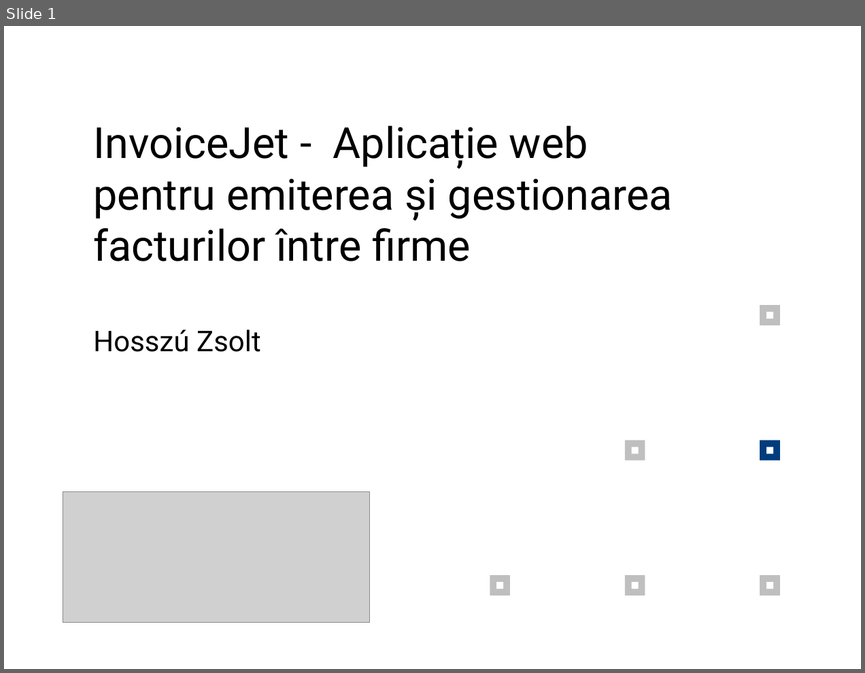
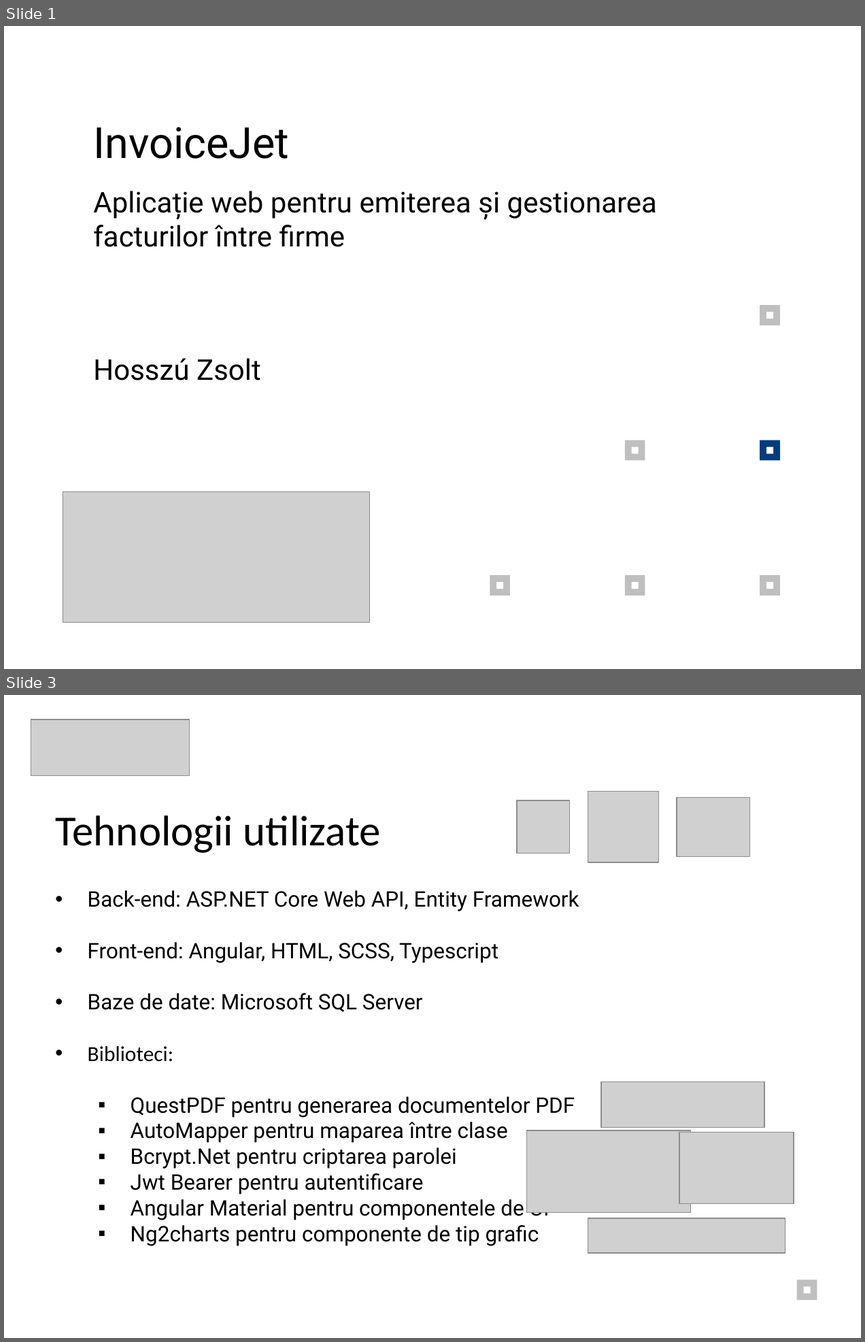
Before and after one commit to zsoltibv/InvoiceJet, a slide deck: Prezentare_Hosszu_Zsolt.pptx. Shown one above the other, each under a label of ours: slide 1 before the commit, slides 1 and 3 after it; the slides between them are not shown. The pictures are 865x673 and 865x1342 pixels, drawn with LibreOffice and Linux fonts; fonts in the diff are those of the drawing; grey boxes stand for pictures. Boxes give left, top, right and bottom in pixels: in the first picture for what was removed or moved away, otherwise in the second. Text is boxed around its words. In the diff, an @@ line names an element or a change of style, - is before the commit and + after.

```diff
--- a/Prezentare_Hosszu_Zsolt.pptx
+++ b/Prezentare_Hosszu_Zsolt.pptx
@@ slide 3 added at (4, 695, 861, 1338), background #FFFFFF @@
@@ picture added at (31, 720, 189, 777) @@
@@ picture added at (587, 792, 659, 863) @@
@@ text added at (56, 815, 381, 853), 36 pt, text #000000 @@
+Tehnologii utilizate
@@ picture added at (516, 800, 570, 853) @@
@@ picture added at (677, 797, 750, 856) @@
@@ text added at (88, 890, 579, 1246), 18 pt, text #000000 @@
+• Back-end: ASP.NET Core Web API, Entity Framework
+• Front-end: Angular, HTML, SCSS, Typescript
+• Baze de date: Microsoft SQL Server
+• Biblioteci:
+  ▪ QuestPDF pentru generarea documentelor PDF
+  ▪ AutoMapper pentru maparea între clase
+  ▪ Bcrypt.Net pentru criptarea parolei
+  ▪ Jwt Bearer pentru autentificare
+  ▪ Angular Material pentru componentele de UI
+  ▪ Ng2charts pentru componente de tip grafic
@@ picture added at (601, 1081, 764, 1127) @@
@@ picture added at (527, 1130, 690, 1212) @@
@@ picture added at (679, 1132, 793, 1203) @@
@@ picture added at (587, 1218, 785, 1253) @@
@@ rectangle added at (797, 1279, 817, 1300), fill #BFBFBF @@
@@ rectangle added at (804, 1286, 810, 1293), fill #FFFFFF @@
@@ slide 1 changed as well @@
@@ text at (93, 127, 657, 247): text changed; size 36 to 24 pt @@
-InvoiceJet - Aplicație web pentru emiterea și gestionarea facturilor între firme
+InvoiceJet
+Aplicație web pentru emiterea și gestionarea facturilor între firme
@@ text "Hosszú Zsolt": place and size @@
-text "Hosszú Zsolt" at (93, 329, 261, 352)
+text "Hosszú Zsolt" at (93, 358, 261, 380)
```
Also in this commit, not shown: 10 other slides added, 3 slides removed.
